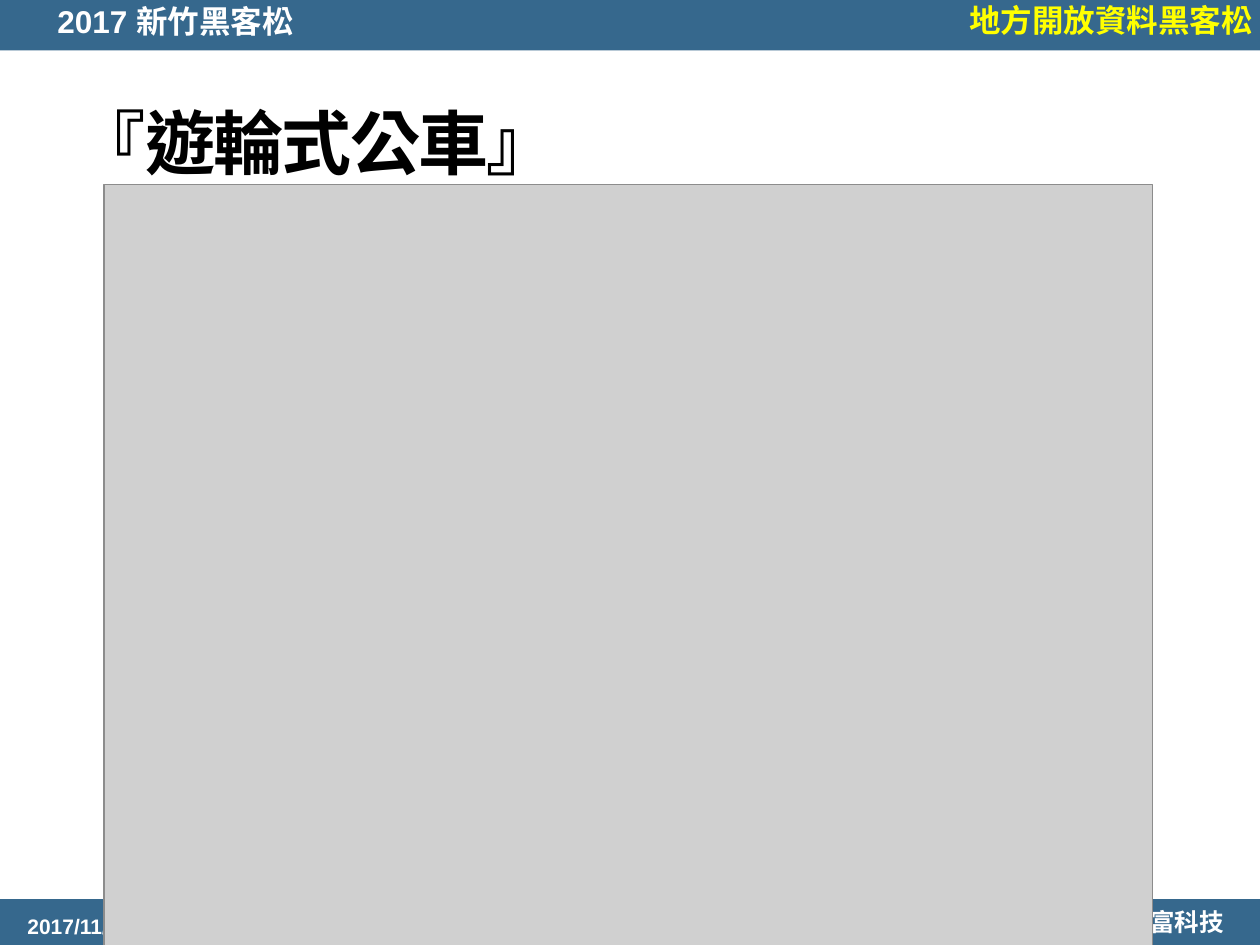
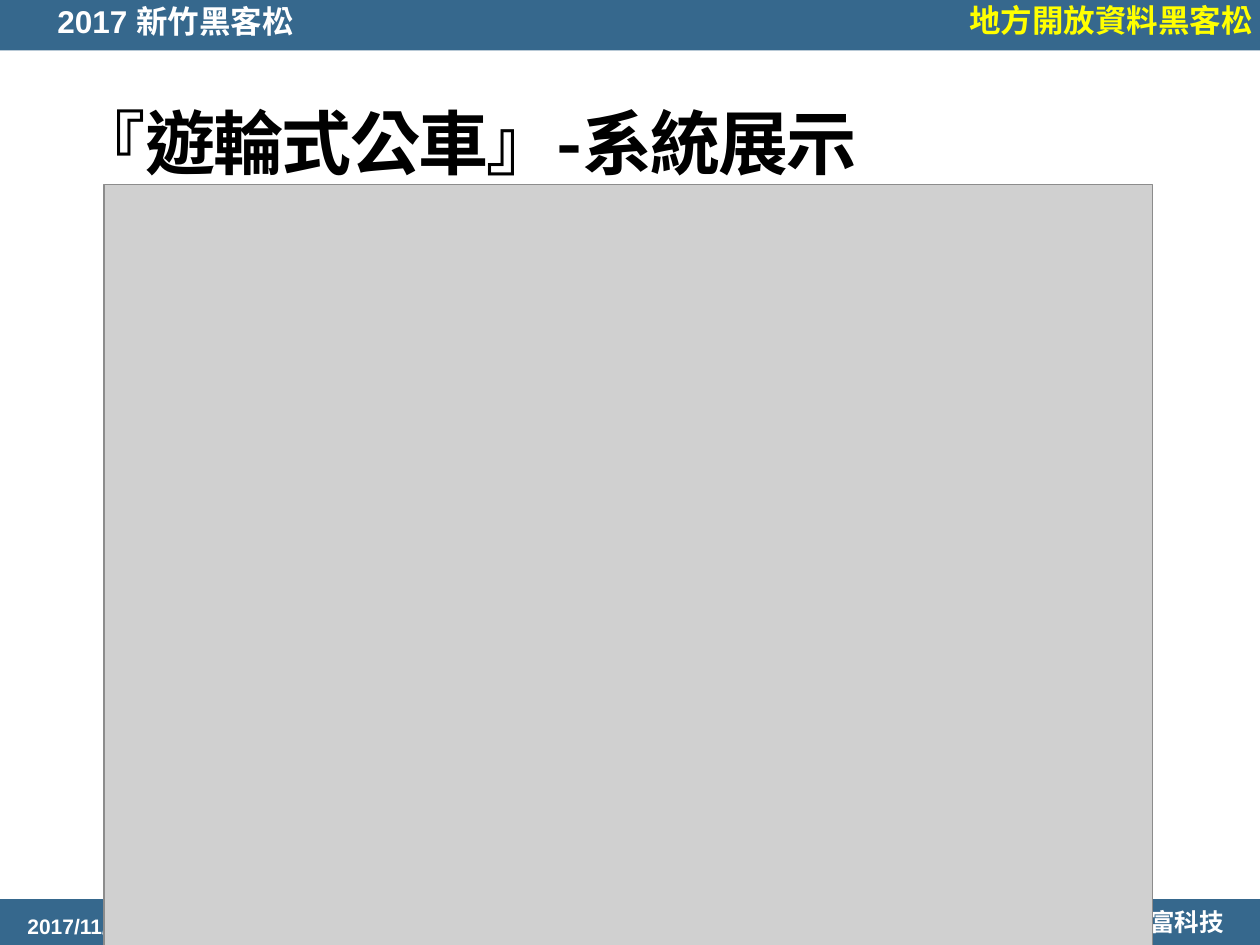
Before and after one commit to happyabbi/Hachthon1126, a slide deck: slide 7 of 豐富科技-地方開放資料黑客松-交通與觀光26.pptx. Drawn at 1260x945 pixels with LibreOffice and Linux fonts; fonts in the diff are those of the drawing; grey boxes stand for pictures; background and template pictures are left out. Boxes give left, top, right and bottom in pixels: in the first picture for what was removed or moved away, otherwise in the second. Text is boxed around its words. In the diff, an @@ line names an element or a change of style, - is before the commit and + after.

```diff
--- a/豐富科技-地方開放資料黑客松-交通與觀光26.pptx
+++ b/豐富科技-地方開放資料黑客松-交通與觀光26.pptx
@@ title at (76,109,857,187): text changed @@
-『遊輪式公車』
+『遊輪式公車』-系統展示
```
Also in this commit, not shown: 1 other file.
